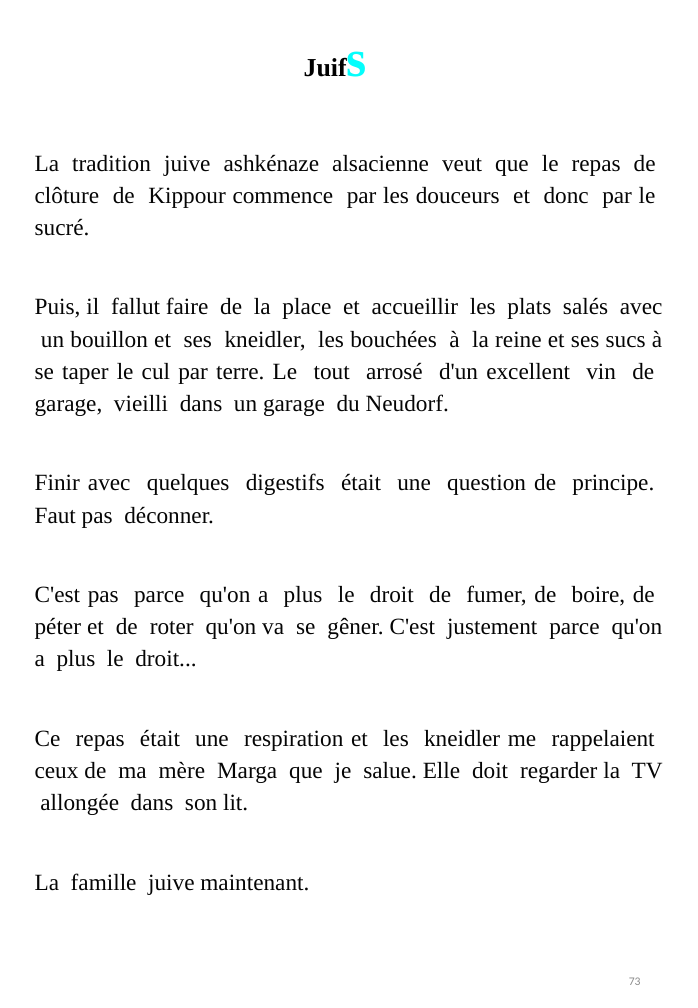
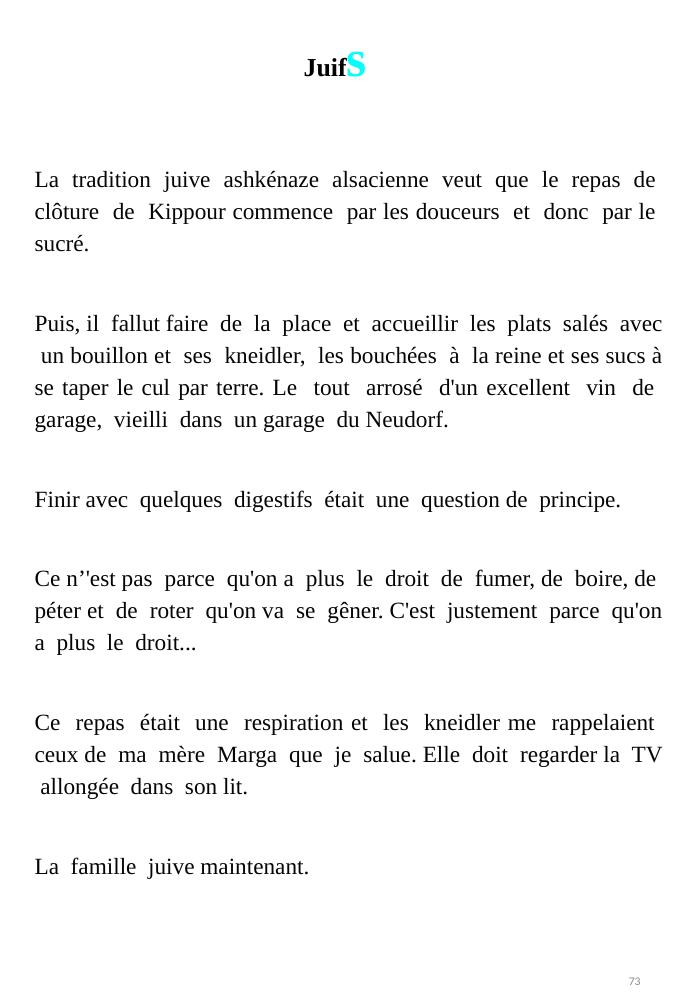
Before and after one commit to BenjaminLOUIS84/e_commerce, a slide deck: slide 73 of e_commerce/public/ppsx/tome2.ppsx. Drawn at 698x1008 pixels with LibreOffice and Linux fonts; fonts in the diff are those of the drawing. Boxes give left, top, right and bottom in pixels: in the first picture for what was removed or moved away, otherwise in the second. Text is boxed around its words. In the diff, an @@ line names an element or a change of style, - is before the commit and + after.

```diff
--- a/e_commerce/public/ppsx/tome2.ppsx
+++ b/e_commerce/public/ppsx/tome2.ppsx
@@ text "La tradition juive ashkénaze alsacienne ...": place and size @@
-text "La tradition juive ashkénaze alsacienne ..." at box(35, 154, 663, 895)
+text "La tradition juive ashkénaze alsacienne ..." at box(35, 170, 663, 879)
@@ text at box(35, 490, 663, 655): text changed @@
-Finir avec quelques digestifs était une question de principe. Faut pas déconner.
-C'est pas parce qu'on a plus le droit de fumer, de boire, de péter et de roter qu'on va se gêner. C'est justement parce qu'on a plus le droit...
+Finir avec quelques digestifs était une question de principe.
+Ce n’'est pas parce qu'on a plus le droit de fumer, de boire, de péter et de roter qu'on va se gêner. C'est justement parce qu'on a plus le droit...
```
Also in this commit, not shown: 6 other slides changed, 66 slides added.
